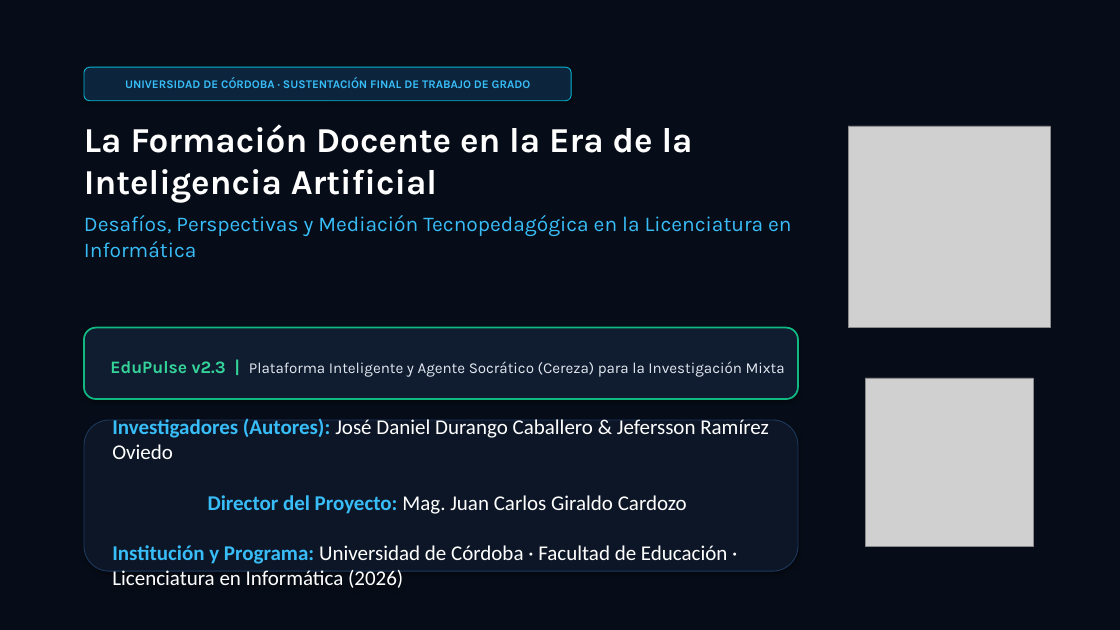
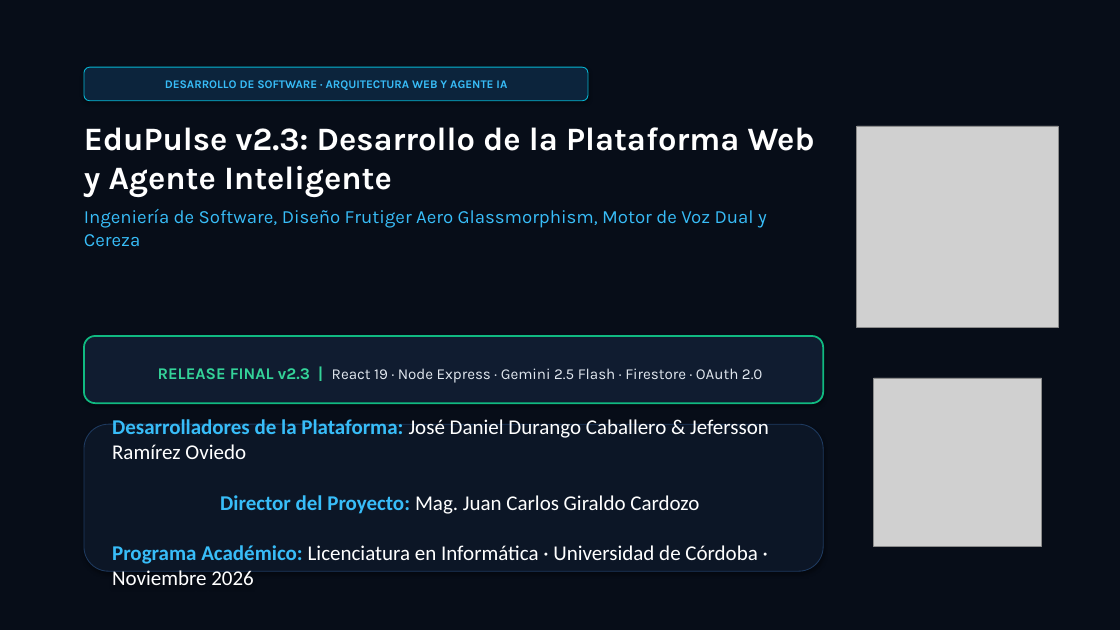
Before and after one commit to JoseDanielDurango/EduPulse, a slide deck: slide 1 of EduPulse_Sustentacion_Final.pptx. Drawn at 1120x630 pixels with LibreOffice and Linux fonts; fonts in the diff are those of the drawing; grey boxes stand for pictures. Boxes give left, top, right and bottom in pixels: in the first picture for what was removed or moved away, otherwise in the second. Text is boxed around its words. In the diff, an @@ line names an element or a change of style, - is before the commit and + after.

Commit message:
feat(presentation): finalize 14-slide technical defense on web engineering, UI/UX, and Cereza agent

```diff
--- a/EduPulse_Sustentacion_Final.pptx
+++ b/EduPulse_Sustentacion_Final.pptx
@@ rounded rectangle "DESARROLLO DE SOFTWARE · ARQUITECTURA ...": place and size @@
-rounded rectangle "DESARROLLO DE SOFTWARE · ARQUITECTURA ..." at <box>84,67,571,101</box>
+rounded rectangle "DESARROLLO DE SOFTWARE · ARQUITECTURA ..." at <box>84,67,588,101</box>
@@ text in rounded rectangle at <box>165,80,507,90</box>: text changed @@
-UNIVERSIDAD DE CÓRDOBA · SUSTENTACIÓN FINAL DE TRABAJO DE GRADO
+DESARROLLO DE SOFTWARE · ARQUITECTURA WEB Y AGENTE IA
@@ text at <box>84,127,815,247</box>: text changed; size 18 to 16 pt @@
-La Formación Docente en la Era de la Inteligencia Artificial
-Desafíos, Perspectivas y Mediación Tecnopedagógica en la Licenciatura en Informática
+EduPulse v2.3: Desarrollo de la Plataforma Web y Agente Inteligente
+Ingeniería de Software, Diseño Frutiger Aero Glassmorphism, Motor de Voz Dual y Cereza
@@ picture: place and size @@
-picture at <box>849,126,1050,328</box>
+picture at <box>857,126,1059,328</box>
@@ rounded rectangle "RELEASE FINAL v2.3 | React ...": place and size @@
-rounded rectangle "RELEASE FINAL v2.3 | React ..." at <box>84,328,798,399</box>
+rounded rectangle "RELEASE FINAL v2.3 | React ..." at <box>84,336,823,403</box>
@@ text in rounded rectangle at <box>158,368,762,383</box>: text changed @@
-EduPulse v2.3 | Plataforma Inteligente y Agente Socrático (Cereza) para la Investigación Mixta
+RELEASE FINAL v2.3 | React 19 · Node Express · Gemini 2.5 Flash · Firestore · OAuth 2.0
@@ picture: place and size @@
-picture at <box>865,378,1033,546</box>
+picture at <box>874,378,1042,546</box>
@@ rounded rectangle "Desarrolladores de la Plataforma: José ...": place and size @@
-rounded rectangle "Desarrolladores de la Plataforma: José ..." at <box>84,420,798,571</box>
+rounded rectangle "Desarrolladores de la Plataforma: José ..." at <box>84,424,823,571</box>
@@ text in rounded rectangle at <box>112,419,769,459</box>: text changed @@
-Investigadores (Autores): José Daniel Durango Caballero & Jefersson Ramírez Oviedo
+Desarrolladores de la Plataforma: José Daniel Durango Caballero & Jefersson Ramírez Oviedo
@@ text in rounded rectangle at <box>112,545,757,564</box>: text changed @@
-Institución y Programa: Universidad de Córdoba · Facultad de Educación · Licenciatura en Informática (2026)
+Programa Académico: Licenciatura en Informática · Universidad de Córdoba · Noviembre 2026
```
Also in this commit, not shown: 6 other slides changed, 7 slides added, 7 slides removed, 3 other files.
